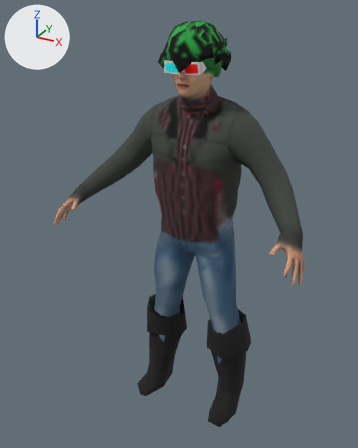
What one commit did to the glTF model examples/character-generator/res/models/characters/punk.glb.
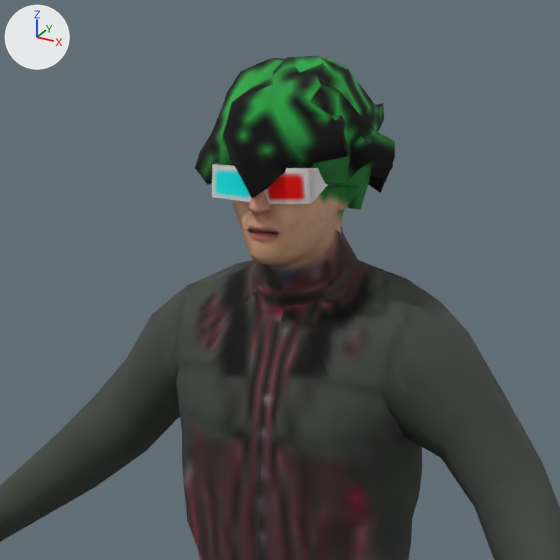
Old and new are each drawn whole from a 50 mm lens placed at (0.929, -1.753, 1.856), pointed at (-0.044, 0.015, 0.972) and again close up on the part from 24% to 82% of the width and 0% to 46% of the height. Every picture has the same lights, and +X, +Y and +Z are marked at upper left. The last two pictures show the newer version.

The older version as bpy lines, for what is in view:
```python
mat_hair_accessories = principled_material('hair:accessories')
mat_hair_accessories.texture = img_accessories
mat_hair_accessories.roughness = 1.0
me_mesh_0 = bpy.data.meshes.new('Mesh_0')
me_mesh_0.from_pydata(...)  # 2265 vertices, 4382 faces; spans x -0.57..0.57, y -0.25..0.25, z -0.02..1.81
# faces by material slot: [3222, 1160]
me_mesh_0.materials.append(mat_skin)  # picture img_skin
me_mesh_0.materials.append(mat_hair_accessories)  # picture img_accessories
ob_mesh = bpy.data.objects.new('Mesh', me_mesh_0)
ob_mesh.location = (0.0, 0.0, 0.0)
```
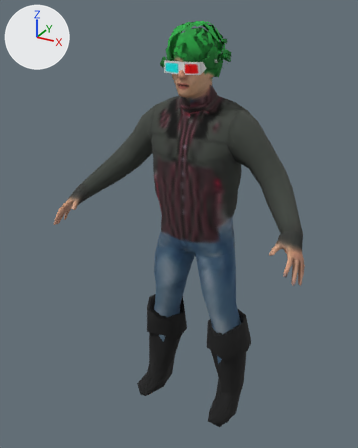
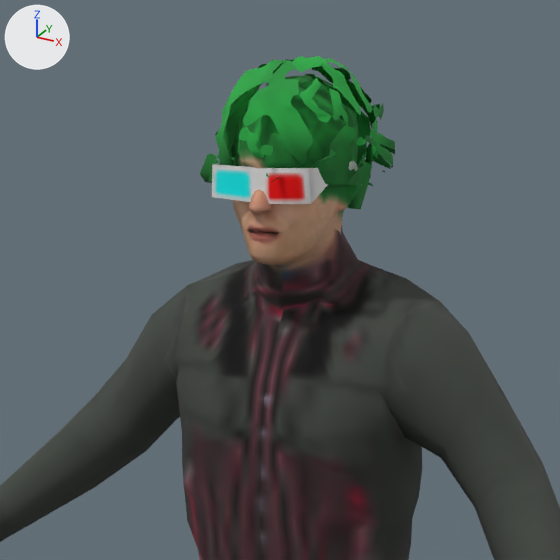
Boxes [x1, y1, x2, y2] around the edits, measured in the close-ups (560 x 560 px):
'Mesh', surface changed
    both: [200, 56, 434, 311]

Edits to the bpy script that builds the scene:
```text
Change mat_hair_accessories:
    add n3 = _N.new('ShaderNodeMath'); n3.name = 'Math'
    add n3.operation = 'SUBTRACT'
    add n3.inputs[0].default_value = 1.0  # 'Value'
    add n4 = _N.new('ShaderNodeMath'); n4.name = 'Math.001'
    add n4.operation = 'LESS_THAN'
    where n0 = _N.new('ShaderNodeBsdfPrincipled'); n0.name = 'Principled BSDF'
    where n2 = _N.new('ShaderNodeTexImage'); n2.name = 'Image Texture'
    add _L.new(n3.outputs[0], n0.inputs[4])  # 'Value' to 'Alpha'
    add _L.new(n4.outputs[0], n3.inputs[1])  # 'Value' to 'Value'
    add _L.new(n2.outputs[1], n4.inputs[0])  # 'Alpha' to 'Value'
```
